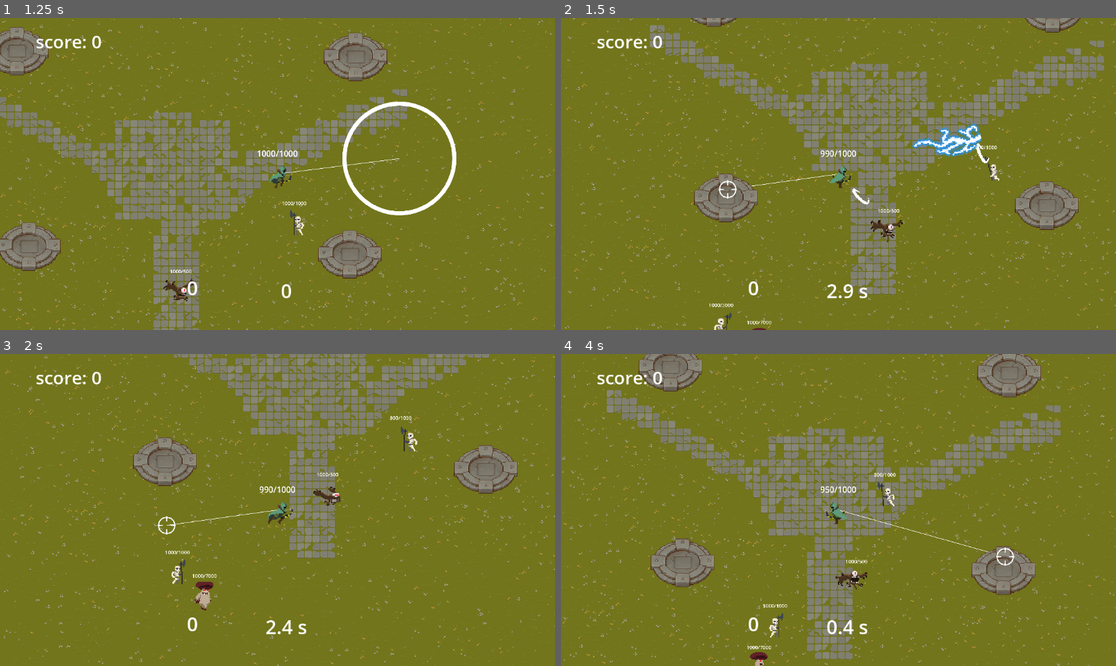
Above: before the commit, frames 1-4 (two rows, left to right).
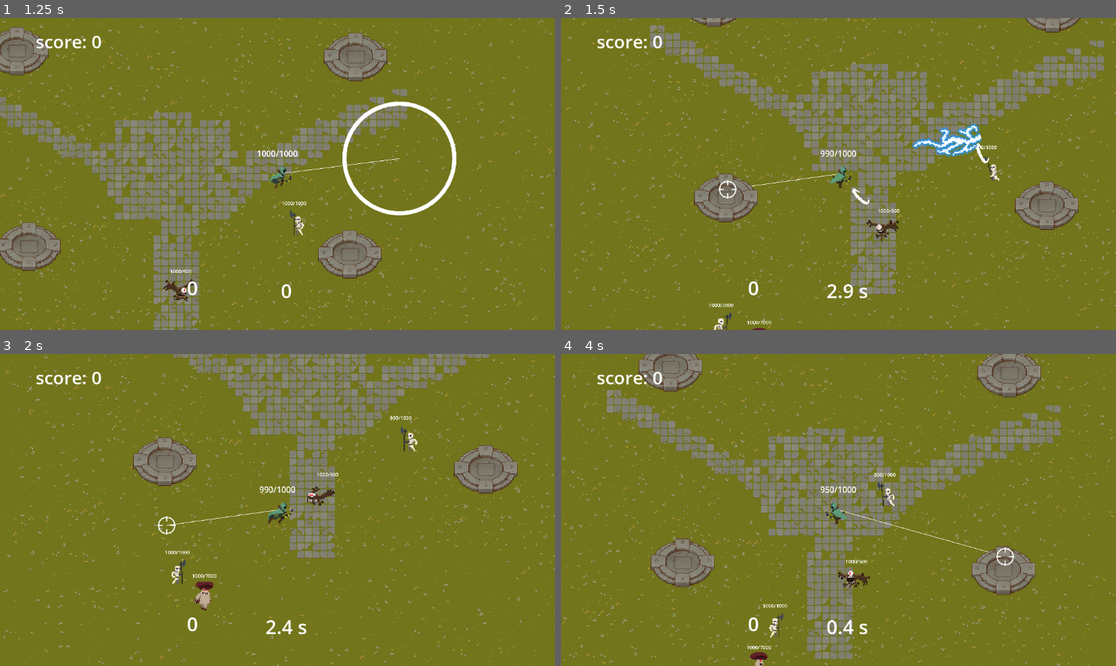
Above: after the commit, the same moments.

Repository: tortoise501/DNS-game
Game: Godot game, scene res://scenes/world.tscn
The game is run twice, just before and just after one commit, with the same random seed, the same clock (stepped at 60 frames per second) and the same inputs.
Inputs (mouse positions are in pixels of both pictures, inside the frame that each line leads up to):
- Up to frame 1 (1.25 s): move the mouse to (399, 158) at 0.52 s; hold Right (ui_right) from 0.53 s (still down); tap 1 (ability_1) at 0.6 s
- Up to frame 2 (1.5 s): move the mouse to (727, 189) at 1.27 s; release Right (ui_right) at 1.28 s; hold Down (ui_down) from 1.28 s (still down); tap 2 (ability_2) at 1.35 s
- Up to frame 3 (2 s): keep holding Down (ui_down)
- Up to frame 4 (4 s): move the mouse to (894, 441) at 2.02 s; release Down (ui_down) at 2.03 s; hold Right (ui_right) 2.03-2.78 s; click (894, 441) at 2.1 s; move the mouse to (810, 572) at 2.77 s; hold Up (ui_up) 2.78-3.53 s; tap 1 (ability_1) at 2.85 s; move the mouse to (1005, 556) at 3.52 s; hold Left (ui_left) from 3.53 s (still down); tap 2 (ability_2) at 3.6 s

Frame 1 is identical in both runs. In frame 2, 0.2% of the frame differs, in the area x 55-62%, y 64-72%; in frame 3, 0.2%, in the area x 55-62%, y 42-49%; in frame 4, 0.2%.

Commit message:
fixed enemy rotation during attack

Diff:
--- a/prefabs/Enemy/enemy.gd
+++ b/prefabs/Enemy/enemy.gd
@@ -58,10 +58,15 @@
 		velocity = current_agent_position.direction_to(next_path_position) * movement_speed
 	else:
 		velocity = Vector2.ZERO
-	if velocity.x >= 0:
+	if velocity.x > 0:
 		animation_handler.flip_h = false
+	elif velocity.x < 0:
+		animation_handler.flip_h = true
 	else:
-		animation_handler.flip_h = true
+		if player.global_position.x < global_position.x:
+			animation_handler.flip_h = true
+		else:
+			animation_handler.flip_h = false
 
 
 	move_and_slide()
